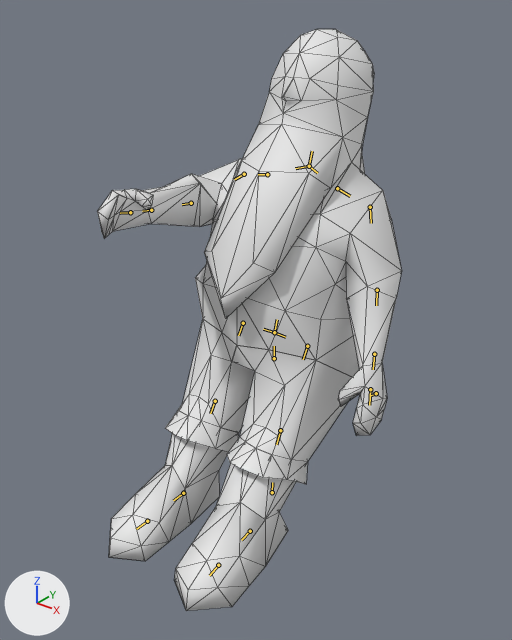
The Blender file assets-src/rooms/tavern/creature-clips/Dwarf2.blend, before and after one commit.
The view is the same before and after, from a camera (50 mm lens) standing at (0.547, -0.704, 0.751) and looking at (-0.002, -0.019, 0.326). The axes (+X, +Y, +Z) are drawn at lower left. The lights are the same throughout. The older version comes first. Both versions are drawn at frame 44 of the action 'SitArmWrestle'; the numbers are the values there. The bones that change, and the others that lie on the model, are drawn over the model as lines. Mesh edges are drawn as thin lines.

In view in the first picture: 'Dwarf2SourceMesh'.
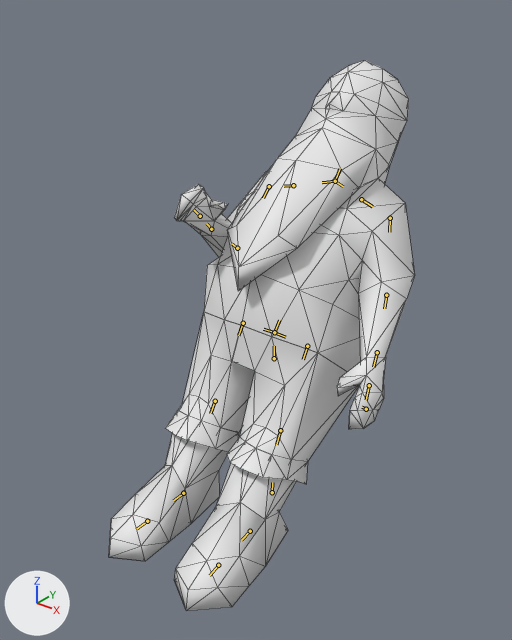
The change in detail:
Bone 'spine' (bone_spine) turns from (-17, 0, 0) to (-36, 0, 0) degrees about its own x, y and z.
Bone 'arm_r' (bone_arm_r) turns from (-24, 27, 59) to (-34, -7, 10) degrees about its own x, y and z.
Bone 'forearm_r' (bone_forearm_r) turns from (-12, -2, 0) to (-41, 19, 55) degrees about its own x, y and z.

What differs and where, as boxes (x1, y1, x2, y2) in the pictures (512 x 640 px):
'Dwarf2SourceMesh', posed
    before: (97, 29, 402, 611)
    after: (109, 60, 415, 611)
bone 'spine', root to tip
    before: (274, 332) to (277, 319)
    after: (274, 332) to (279, 320)
bone 'arm_r', root to tip
    before: (244, 174) to (234, 179)
    after: (269, 186) to (263, 198)
bone 'forearm_r', root to tip
    before: (191, 203) to (182, 204)
    after: (237, 248) to (231, 243)
